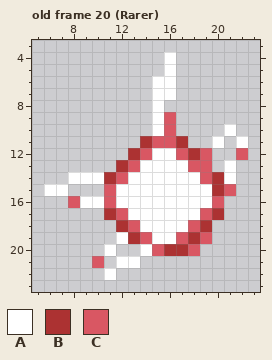
Pixel-art file: assets/textures/effects/RarityGlows.aseprite. The picture above was drawn from the file before the commit.
32x32 pixels, 23 frames. Shown: old frame 20 (Rarer): x 5..23, y 3..23. The commit also changed other frames, which this record leaves out.
Palette (. is transparent): A #ffffff  B #ac3232  C #d95763
Pixels before, old frame 20 (Rarer), first column x 6:
 4 ..........A......
 5 ..........A......
 6 .........AA......
 7 .........AA......
 8 .........A.......
 9 .........AC......
10 .........AC....A.
11 ........BCCB..A.A
12 .......BCAACBC..C
13 ......BCAAAACC.A.
14 ..AAABCAAAAAACBA.
15 AA...CAAAAAAAABC.
16 ..CAACAAAAAAAAC..
17 .....BCAAAAAACB..
18 ......BCAAAACB...
19 ......ABCAACBC...
20 .....A..ACBBC....
21 ....C.AA.........
22 .....A...........
And afterwards:
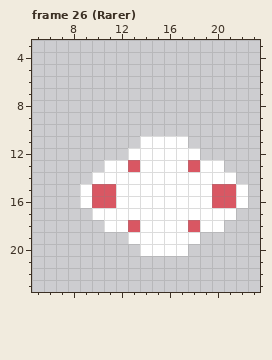
A new or re-ordered frame is compared with the old frame closest to it.
The exact change:
frames 23 -> 31
Frame 26 (Rarer) is new; against old frame 20 (Rarer):
Colour A now appears in row 13 at x 11 and 20; in row 15 at x 9 and 22; in row 16 at x 22; in row 17 at x 10 and 21; in row 18 at x 11 and 20.
The author changed colour B to colour A in row 11 at x 14 and 17; in row 12 at x 13 and 18; in row 13 at x 12; in row 14 at x 11 and 20; in row 17 at x 11 and 20; in row 18 at x 12 and 19.
The author changed colour B to colour A in row 19 at x 13 and 18; in row 20 at x 16 to 17.
The author changed colour C to colour A in row 11 at x 15 to 16; in row 12 at x 14 and 17; in row 13 at x 19; in row 14 at x 12 and 19; in row 17 at x 12 and 19; in row 19 at x 14 and 17.
The author changed colour C to colour A in row 20 at x 15.
Colour C now appears in row 15 at x 10; in row 16 at x 21.
The author changed colour A to colour C in row 16 at x 10.
The author changed colour B to colour C in row 15 at x 20.
Colour A is removed in rows 4 to 5 at x 16; in rows 6 to 7 at x 15 to 16; in rows 8 to 9 at x 15; in row 10 at x 15 and 21; in row 11 at x 20 and 22; in row 13 at x 21.
Colour A is removed in row 14 at x 8 to 9; in row 15 at x 6 to 7; in row 19 at x 12; in row 20 at x 11; in row 21 at x 12 to 13; in row 22 at x 11.
Colour C is removed in rows 9 to 10 at x 16; in row 12 at x 19 and 22; in row 16 at x 8; in row 19 at x 19; in row 20 at x 18; in row 21 at x 10.
Where, in picture pixels (left, top, right, bottom), the same in both pictures:
changed: (44, 52, 248, 280)
